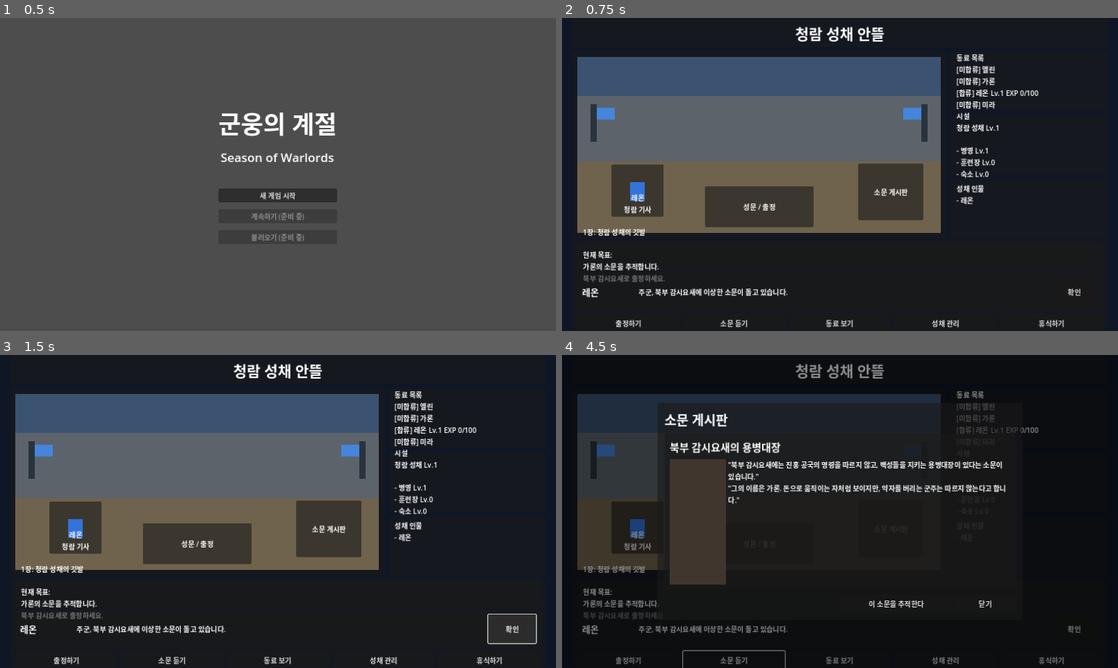
Above: before the commit, frames 1-4 (two rows, left to right).
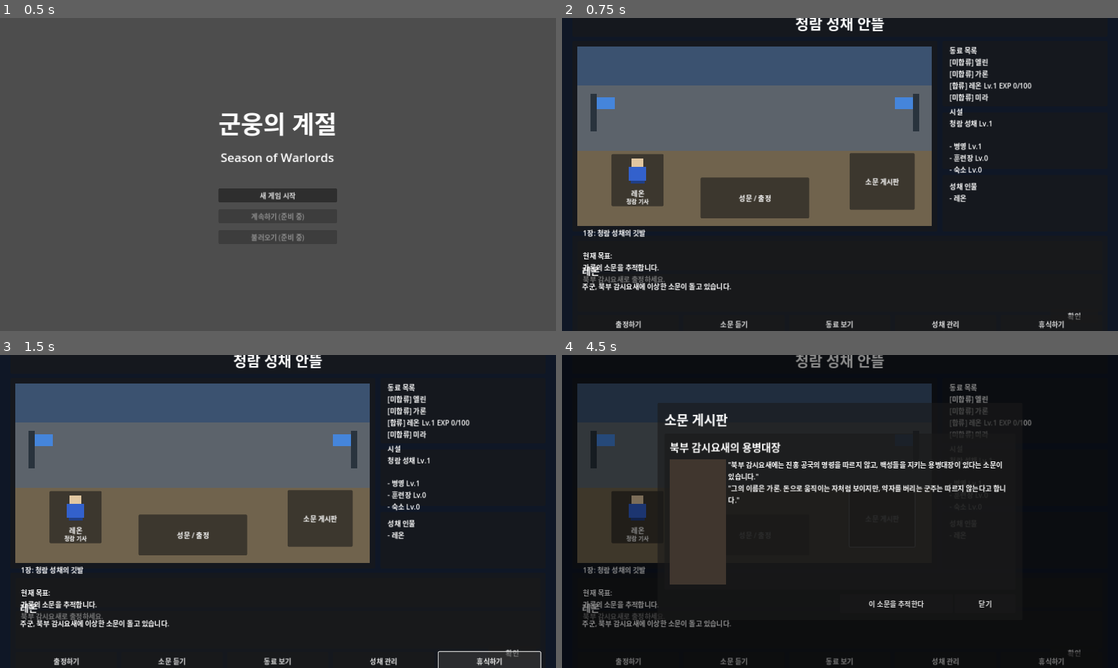
Above: after the commit, the same moments.

Repository: yogitobi31/season-of-warlords
Game: Godot game, scene res://scenes/Title.tscn
The game is run twice, just before and just after one commit, with the same random seed, the same clock (stepped at 60 frames per second) and the same inputs.
Inputs (mouse positions are in pixels of both pictures, inside the frame that each line leads up to; where the layout moved, square brackets give the same spot in the first picture):
- Up to frame 1 (0.5 s): no input
- Up to frame 2 (0.75 s): click "새 게임 시작" at 0.5 s
- Up to frame 3 (1.5 s): click "확인" at 1.25 s
- Up to frame 4 (4.5 s): click (756, 536) [628, 661] at 2 s; click "성채로 돌아가기" at 2.75 s; click (884, 517) [734, 661] at 3.5 s; click "동료 보기" at 4.25 s

Frame 1 is identical in both runs. In frame 2, 17% of the frame differs, in the area x 2-94%, y 0-100%; in frame 3, 17%, in the area x 2-98%, y 0-100%; in frame 4, 6.4%.

Commit message:
Improve CastleHub as RPG-style courtyard hub

Diff:
--- a/scenes/CastleHub.tscn
+++ b/scenes/CastleHub.tscn
@@ -137,6 +137,16 @@
 text = "성문 / 출정"
 horizontal_alignment = 1
 
+[node name="GateButton" type="Button" parent="MainMargin/MainVBox/CenterHBox/ScenePanel/Courtyard/GatePlaceholder"]
+layout_mode = 1
+anchors_preset = 15
+anchor_right = 1.0
+anchor_bottom = 1.0
+grow_horizontal = 2
+grow_vertical = 2
+text = ""
+flat = true
+
 [node name="FlagLeft" type="ColorRect" parent="MainMargin/MainVBox/CenterHBox/ScenePanel/Courtyard"]
 custom_minimum_size = Vector2(14, 86)
 layout_mode = 1
@@ -183,33 +193,6 @@
 offset_right = 198.0
 offset_bottom = 368.0
 
-[node name="LeonBody" type="ColorRect" parent="MainMargin/MainVBox/CenterHBox/ScenePanel/Courtyard/LeonMarker"]
-custom_minimum_size = Vector2(34, 44)
-layout_mode = 1
-anchors_preset = 8
-anchor_left = 0.5
-anchor_top = 0.5
-anchor_right = 0.5
-anchor_bottom = 0.5
-offset_left = -17.0
-offset_top = -20.0
-offset_right = 17.0
-offset_bottom = 24.0
-grow_horizontal = 2
-grow_vertical = 2
-color = Color(0.2, 0.45, 0.86, 1)
-
-[node name="LeonMeta" type="Label" parent="MainMargin/MainVBox/CenterHBox/ScenePanel/Courtyard/LeonMarker"]
-layout_mode = 1
-anchors_preset = 15
-anchor_right = 1.0
-anchor_bottom = 1.0
-offset_top = 64.0
-grow_horizontal = 2
-grow_vertical = 2
-text = "레온\n청람 기사"
-horizontal_alignment = 1
-
 [node name="GaronMarker" type="Panel" parent="MainMargin/MainVBox/CenterHBox/ScenePanel/Courtyard"]
 visible = false
 custom_minimum_size = Vector2(120, 120)
@@ -219,33 +202,6 @@
 offset_right = 360.0
 offset_bottom = 370.0
 
-[node name="GaronBody" type="ColorRect" parent="MainMargin/MainVBox/CenterHBox/ScenePanel/Courtyard/GaronMarker"]
-custom_minimum_size = Vector2(34, 44)
-layout_mode = 1
-anchors_preset = 8
-anchor_left = 0.5
-anchor_top = 0.5
-anchor_right = 0.5
-anchor_bottom = 0.5
-offset_left = -17.0
-offset_top = -20.0
-offset_right = 17.0
-offset_bottom = 24.0
-grow_horizontal = 2
-grow_vertical = 2
-color = Color(0.55, 0.32, 0.22, 1)
-
-[node name="GaronMeta" type="Label" parent="MainMargin/MainVBox/CenterHBox/ScenePanel/Courtyard/GaronMarker"]
-layout_mode = 1
-anchors_preset = 15
-anchor_right = 1.0
-anchor_bottom = 1.0
-offset_top = 64.0
-grow_horizontal = 2
-grow_vertical = 2
-text = "가론\n용병대장"
-horizontal_alignment = 1
-
 [node name="RumorBoard" type="Panel" parent="MainMargin/MainVBox/CenterHBox/ScenePanel/Courtyard"]
 custom_minimum_size = Vector2(150, 130)
 layout_mode = 1
@@ -267,12 +223,23 @@
 horizontal_alignment = 1
 vertical_alignment = 1
 
+[node name="RumorBoardButton" type="Button" parent="MainMargin/MainVBox/CenterHBox/ScenePanel/Courtyard/RumorBoard"]
+layout_mode = 1
+anchors_preset = 15
+anchor_right = 1.0
+anchor_bottom = 1.0
+grow_horizontal = 2
+grow_vertical = 2
+text = ""
+flat = true
+
 [node name="SideInfoVBox" type="VBoxContainer" parent="MainMargin/MainVBox/CenterHBox"]
-custom_minimum_size = Vector2(360, 0)
-layout_mode = 2
-theme_override_constants/separation = 10
+custom_minimum_size = Vector2(380, 0)
+layout_mode = 2
+theme_override_constants/separation = 14
 
 [node name="CompanionsPanel" type="Panel" parent="MainMargin/MainVBox/CenterHBox/SideInfoVBox"]
+custom_minimum_size = Vector2(0, 150)
 layout_mode = 2
 size_flags_vertical = 3
 
@@ -281,16 +248,17 @@
 anchors_preset = 15
 anchor_right = 1.0
 anchor_bottom = 1.0
-offset_left = 12.0
-offset_top = 10.0
-offset_right = -12.0
-offset_bottom = -10.0
+offset_left = 16.0
+offset_top = 14.0
+offset_right = -16.0
+offset_bottom = -14.0
 grow_horizontal = 2
 grow_vertical = 2
 autowrap_mode = 3
 text = "동료 목록 로딩 중..."
 
 [node name="FacilitiesPanel" type="Panel" parent="MainMargin/MainVBox/CenterHBox/SideInfoVBox"]
+custom_minimum_size = Vector2(0, 130)
 layout_mode = 2
 size_flags_vertical = 3
 
@@ -299,16 +267,17 @@
 anchors_preset = 15
 anchor_right = 1.0
 anchor_bottom = 1.0
-offset_left = 12.0
-offset_top = 10.0
-offset_right = -12.0
-offset_bottom = -10.0
+offset_left = 16.0
+offset_top = 14.0
+offset_right = -16.0
+offset_bottom = -14.0
 grow_horizontal = 2
 grow_vertical = 2
 autowrap_mode = 3
 text = "시설 목록 로딩 중..."
 
 [node name="CastlePeoplePanel" type="Panel" parent="MainMargin/MainVBox/CenterHBox/SideInfoVBox"]
+custom_minimum_size = Vector2(0, 130)
 layout_mode = 2
 size_flags_vertical = 3
 
@@ -317,17 +286,17 @@
 anchors_preset = 15
 anchor_right = 1.0
 anchor_bottom = 1.0
-offset_left = 12.0
-offset_top = 10.0
-offset_right = -12.0
-offset_bottom = -10.0
+offset_left = 16.0
+offset_top = 14.0
+offset_right = -16.0
+offset_bottom = -14.0
 grow_horizontal = 2
 grow_vertical = 2
 autowrap_mode = 3
 text = "성채 인물 로딩 중..."
 
 [node name="BottomPanel" type="Panel" parent="MainMargin/MainVBox"]
-custom_minimum_size = Vector2(0, 200)
+custom_minimum_size = Vector2(0, 240)
 layout_mode = 2
 
 [node name="BottomMargin" type="MarginContainer" parent="MainMargin/MainVBox/BottomPanel"]
@@ -386,23 +355,31 @@
 grow_horizontal = 2
 grow_vertical = 2
 
-[node name="RpgDialogueHBox" type="HBoxContainer" parent="MainMargin/MainVBox/BottomPanel/BottomMargin/BottomVBox/RpgDialoguePanel/RpgDialogueMargin"]
-layout_mode = 2
-theme_override_constants/separation = 10
-
-[node name="LeonNameLabel" type="Label" parent="MainMargin/MainVBox/BottomPanel/BottomMargin/BottomVBox/RpgDialoguePanel/RpgDialogueMargin/RpgDialogueHBox"]
-custom_minimum_size = Vector2(120, 0)
-layout_mode = 2
-theme_override_font_sizes/font_size = 21
+[node name="RpgDialogueVBox" type="VBoxContainer" parent="MainMargin/MainVBox/BottomPanel/BottomMargin/BottomVBox/RpgDialoguePanel/RpgDialogueMargin"]
+layout_mode = 2
+theme_override_constants/separation = 8
+
+[node name="DialogueTopHBox" type="HBoxContainer" parent="MainMargin/MainVBox/BottomPanel/BottomMargin/BottomVBox/RpgDialoguePanel/RpgDialogueMargin/RpgDialogueVBox"]
+layout_mode = 2
+
+[node name="SpeakerNameLabel" type="Label" parent="MainMargin/MainVBox/BottomPanel/BottomMargin/BottomVBox/RpgDialoguePanel/RpgDialogueMargin/RpgDialogueVBox/DialogueTopHBox"]
+custom_minimum_size = Vector2(140, 0)
+layout_mode = 2
+theme_override_font_sizes/font_size = 22
 text = "레온"
 
-[node name="LeonDialogue" type="Label" parent="MainMargin/MainVBox/BottomPanel/BottomMargin/BottomVBox/RpgDialoguePanel/RpgDialogueMargin/RpgDialogueHBox"]
+[node name="DialogueTextLabel" type="Label" parent="MainMargin/MainVBox/BottomPanel/BottomMargin/BottomVBox/RpgDialoguePanel/RpgDialogueMargin/RpgDialogueVBox"]
+custom_minimum_size = Vector2(0, 56)
 layout_mode = 2
 size_flags_horizontal = 3
 text = "주군, 북부 감시요새에 이상한 소문이 돌고 있습니다."
 autowrap_mode = 3
 
-[node name="DialogueConfirmButton" type="Button" parent="MainMargin/MainVBox/BottomPanel/BottomMargin/BottomVBox/RpgDialoguePanel/RpgDialogueMargin/RpgDialogueHBox"]
+[node name="DialogueBottomHBox" type="HBoxContainer" parent="MainMargin/MainVBox/BottomPanel/BottomMargin/BottomVBox/RpgDialoguePanel/RpgDialogueMargin/RpgDialogueVBox"]
+layout_mode = 2
+alignment = 2
+
+[node name="DialogueConfirmButton" type="Button" parent="MainMargin/MainVBox/BottomPanel/BottomMargin/BottomVBox/RpgDialoguePanel/RpgDialogueMargin/RpgDialogueVBox/DialogueBottomHBox"]
 custom_minimum_size = Vector2(110, 0)
 layout_mode = 2
 text = "확인"
--- a/scripts/CastleHub.gd
+++ b/scripts/CastleHub.gd
@@ -5,9 +5,14 @@
 @onready var castle_people_label: Label = $MainMargin/MainVBox/CenterHBox/SideInfoVBox/CastlePeoplePanel/CastlePeopleLabel
 @onready var chapter_progress_label: Label = $MainMargin/MainVBox/BottomPanel/BottomMargin/BottomVBox/ChapterProgressPanel/ChapterProgressLabel
 @onready var status_label: Label = $MainMargin/MainVBox/BottomPanel/BottomMargin/BottomVBox/StatusLabel
-@onready var leon_dialogue_label: Label = $MainMargin/MainVBox/BottomPanel/BottomMargin/BottomVBox/RpgDialoguePanel/RpgDialogueMargin/RpgDialogueHBox/LeonDialogue
-@onready var dialogue_confirm_button: Button = $MainMargin/MainVBox/BottomPanel/BottomMargin/BottomVBox/RpgDialoguePanel/RpgDialogueMargin/RpgDialogueHBox/DialogueConfirmButton
+@onready var dialogue_speaker_label: Label = $MainMargin/MainVBox/BottomPanel/BottomMargin/BottomVBox/RpgDialoguePanel/RpgDialogueMargin/RpgDialogueVBox/DialogueTopHBox/SpeakerNameLabel
+@onready var leon_dialogue_label: Label = $MainMargin/MainVBox/BottomPanel/BottomMargin/BottomVBox/RpgDialoguePanel/RpgDialogueMargin/RpgDialogueVBox/DialogueTextLabel
+@onready var dialogue_confirm_button: Button = $MainMargin/MainVBox/BottomPanel/BottomMargin/BottomVBox/RpgDialoguePanel/RpgDialogueMargin/RpgDialogueVBox/DialogueBottomHBox/DialogueConfirmButton
+@onready var courtyard: Control = $MainMargin/MainVBox/CenterHBox/ScenePanel/Courtyard
+@onready var leon_marker: Control = $MainMargin/MainVBox/CenterHBox/ScenePanel/Courtyard/LeonMarker
 @onready var garon_marker: Control = $MainMargin/MainVBox/CenterHBox/ScenePanel/Courtyard/GaronMarker
+@onready var gate_button: Button = $MainMargin/MainVBox/CenterHBox/ScenePanel/Courtyard/GatePlaceholder/GateButton
+@onready var rumor_board_button: Button = $MainMargin/MainVBox/CenterHBox/ScenePanel/Courtyard/RumorBoard/RumorBoardButton
 @onready var expedition_button: Button = $MainMargin/MainVBox/BottomPanel/BottomMargin/BottomVBox/ButtonsHBox/ExpeditionButton
 @onready var rumor_button: Button = $MainMargin/MainVBox/BottomPanel/BottomMargin/BottomVBox/ButtonsHBox/RumorButton
 @onready var companion_button: Button = $MainMargin/MainVBox/BottomPanel/BottomMargin/BottomVBox/ButtonsHBox/CompanionButton
@@ -45,6 +50,67 @@
 	rumor_close_button.pressed.connect(_on_close_rumor_pressed)
 	castle_event_confirm_button.pressed.connect(_on_castle_event_confirm_pressed)
 	dialogue_confirm_button.pressed.connect(_on_dialogue_confirm_pressed)
+	gate_button.pressed.connect(_on_expedition_pressed)
+	rumor_board_button.pressed.connect(_on_rumor_pressed)
+	leon_marker.gui_input.connect(_on_leon_marker_gui_input)
+	garon_marker.gui_input.connect(_on_garon_marker_gui_input)
+	build_character_markers()
+
+
+func create_character_sprite(name: String, title: String, body_color: Color) -> Control:
+	var root: Control = Control.new()
+	root.custom_minimum_size = Vector2(120, 128)
+
+	var feet: ColorRect = ColorRect.new()
+	feet.color = body_color.darkened(0.35)
+	feet.position = Vector2(44, 56)
+	feet.size = Vector2(32, 12)
+	root.add_child(feet)
+
+	var body: ColorRect = ColorRect.new()
+	body.color = body_color
+	body.position = Vector2(40, 30)
+	body.size = Vector2(40, 32)
+	root.add_child(body)
+
+	var head: ColorRect = ColorRect.new()
+	head.color = Color(0.88, 0.78, 0.63, 1)
+	head.position = Vector2(46, 10)
+	head.size = Vector2(28, 20)
+	root.add_child(head)
+
+	var name_label: Label = Label.new()
+	name_label.text = name
+	name_label.position = Vector2(0, 78)
+	name_label.size = Vector2(120, 22)
+	name_label.horizontal_alignment = HORIZONTAL_ALIGNMENT_CENTER
+	root.add_child(name_label)
+
+	var title_label: Label = Label.new()
+	title_label.text = title
+	title_label.position = Vector2(0, 98)
+	title_label.size = Vector2(120, 20)
+	title_label.horizontal_alignment = HORIZONTAL_ALIGNMENT_CENTER
+	title_label.add_theme_font_size_override("font_size", 13)
+	root.add_child(title_label)
+
+	return root
+
+func build_character_markers() -> void:
+	for child: Node in leon_marker.get_children():
+		child.queue_free()
+	for child: Node in garon_marker.get_children():
+		child.queue_free()
+	leon_marker.add_child(create_character_sprite("레온", "청람 기사", Color(0.2, 0.38, 0.8, 1)))
+	garon_marker.add_child(create_character_sprite("가론", "용병대장", Color(0.46, 0.28, 0.2, 1)))
+
+func _on_leon_marker_gui_input(event: InputEvent) -> void:
+	if event is InputEventMouseButton and event.pressed and event.button_index == MOUSE_BUTTON_LEFT:
+		_on_coming_soon_pressed("동료 보기")
+
+func _on_garon_marker_gui_input(event: InputEvent) -> void:
+	if event is InputEventMouseButton and event.pressed and event.button_index == MOUSE_BUTTON_LEFT:
+		_on_coming_soon_pressed("동료 보기")
 
 func refresh_companions() -> void:
 	var lines: Array[String] = ["동료 목록"]
@@ -154,6 +220,7 @@
 
 
 func refresh_dialogue_box() -> void:
+	dialogue_speaker_label.text = "레온"
 	if GameState.has_companion_joined("garon"):
 		leon_dialogue_label.text = "주군, 가론이 성문 쪽 순찰을 맡고 있습니다. 다음 출정을 준비하죠."
 		return
